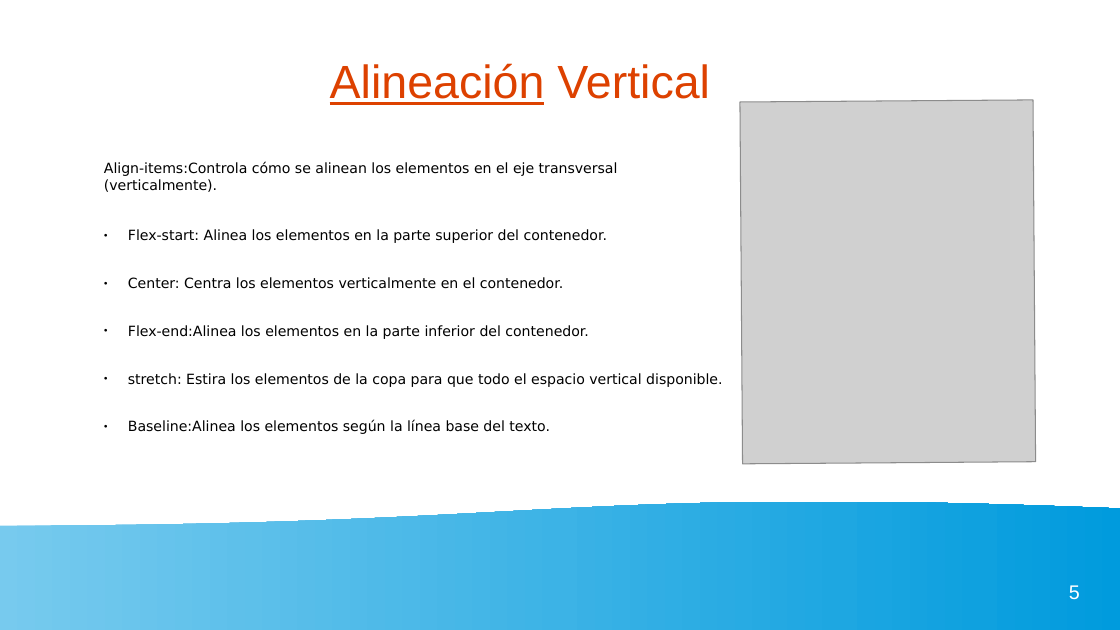
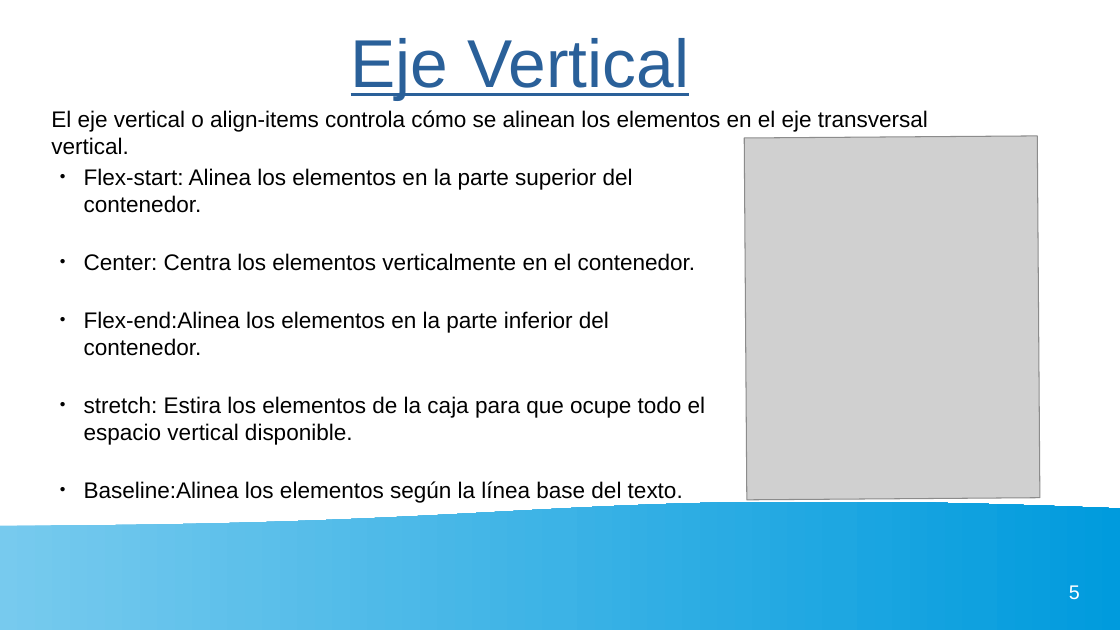
Before and after one commit to gaizkamg/HTML-CSS-Entregable, a slide deck: slide 5 of Presentacion/presentacion-flexbox.odp. Drawn at 1120x630 pixels with LibreOffice and Linux fonts; fonts in the diff are those of the drawing; grey boxes stand for pictures. Boxes give left, top, right and bottom in pixels: in the first picture for what was removed or moved away, otherwise in the second. Text is boxed around its words. In the diff, an @@ line names an element or a change of style, - is before the commit and + after.

```diff
--- a/Presentacion/presentacion-flexbox.odp
+++ b/Presentacion/presentacion-flexbox.odp
@@ title at (351, 38, 689, 100): text changed; size 33 to 48 pt; text colour #DD4100 to #2A6099 @@
-Alineación Vertical
+Eje Vertical
@@ text "Flex-start: Alinea los elementos en ...": place and size @@
-text "Flex-start: Alinea los elementos en ..." at (104, 161, 722, 434)
+text "Flex-start: Alinea los elementos en ..." at (84, 168, 706, 503)
@@ text added at (51, 110, 928, 132), 16 pt, text #000000 @@
+El eje vertical o align-items controla cómo se alinean los elementos en el eje transversal vertical.
@@ picture: place and size @@
-picture at (741, 100, 1037, 463)
+picture at (745, 136, 1041, 500)
@@ text at (84, 168, 696, 503): size 10 to 16 pt, font DejaVu Sans to Arial in "Flex-start: Alinea los elementos en la parte ...", "Center: Centra los elementos verticalmente en el ...", "Flex-end:Alinea los elementos en la parte inferior ...", "Baseline:Alinea los elementos según la línea base ..." @@
@@ text at (104, 161, 618, 192): paragraph removed @@
-Align-items:Controla cómo se alinean los elementos en el eje transversal (verticalmente).
@@ text at (84, 396, 706, 445): text changed; size 10 to 16 pt; font DejaVu Sans to Arial @@
-● stretch: Estira los elementos de la copa para que todo el espacio vertical disponible.
+● stretch: Estira los elementos de la caja para que ocupe todo el espacio vertical disponible.
```
Also in this commit, not shown: 3 other slides changed, 1 slide added, 1 slide removed.
